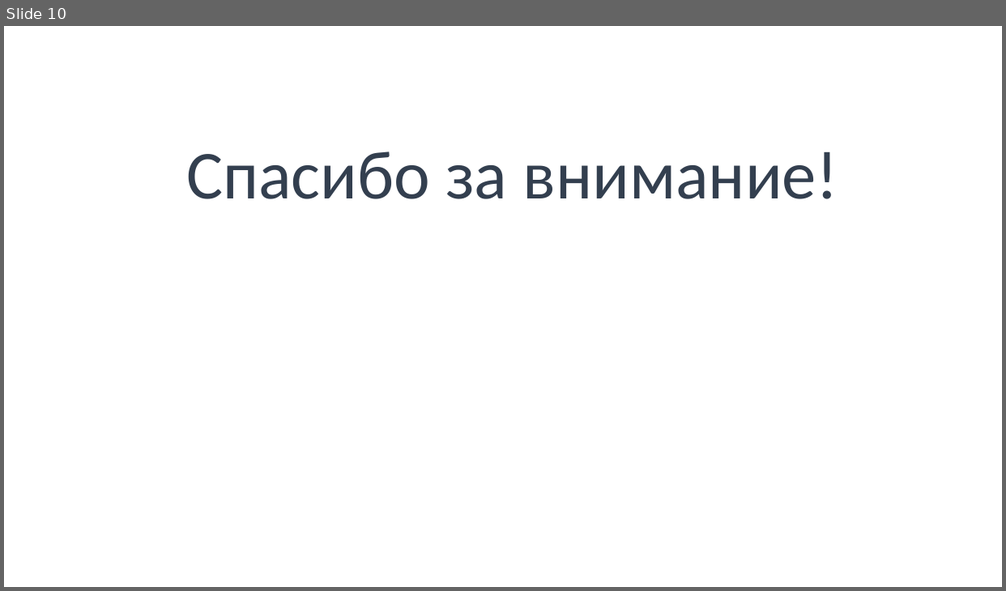
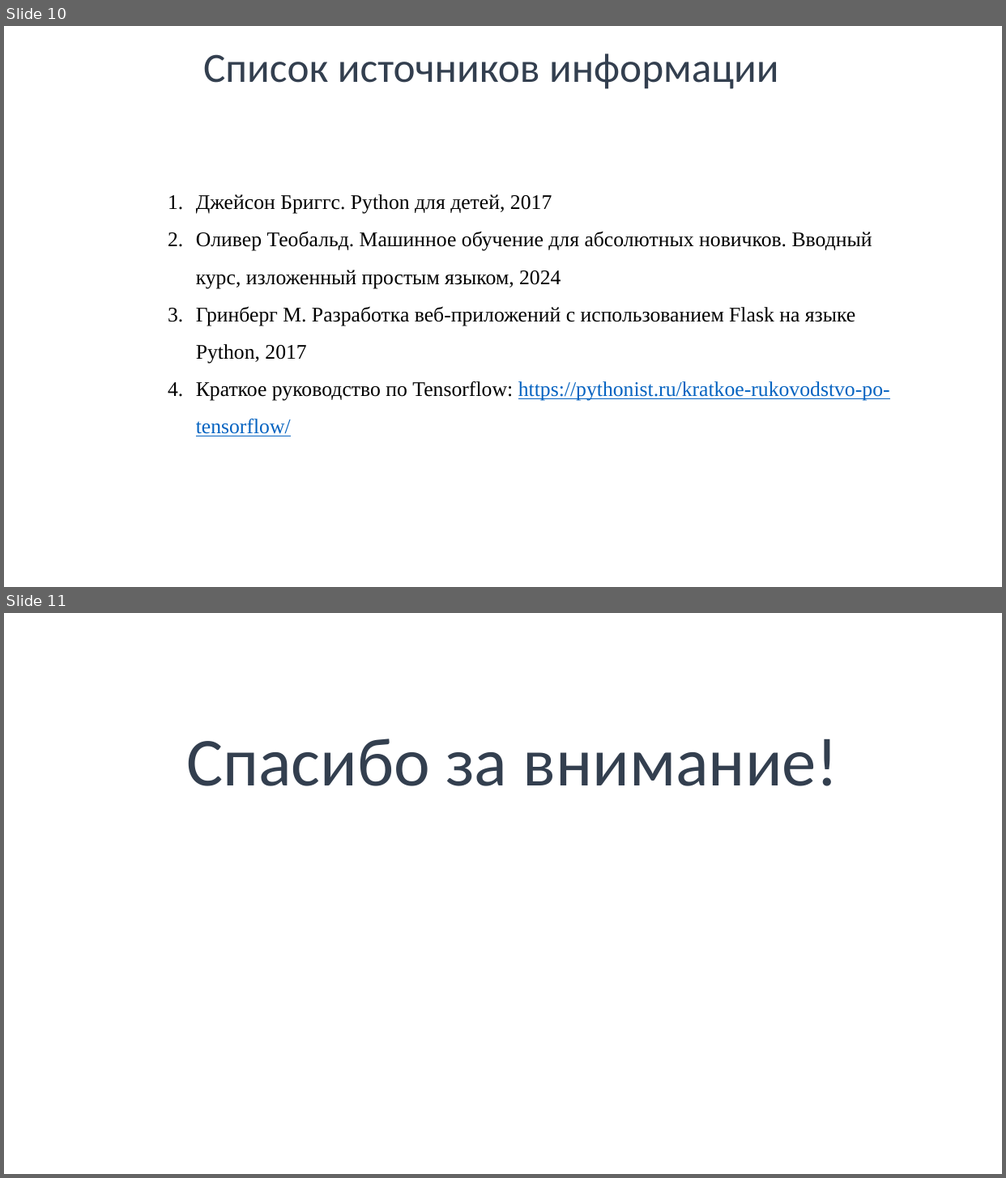
Before and after one commit to alivia-school/project-6c-ML, a slide deck: docs/Презентация.Машинное обучение.pptx. Shown one above the other, each under a label of ours: slide 10 before the commit, slides 10 and 11 after it. The pictures are 1006x591 and 1006x1178 pixels, drawn with LibreOffice and Linux fonts; fonts in the diff are those of the drawing; background and template pictures are left out. Boxes give left, top, right and bottom in pixels: in the first picture for what was removed or moved away, otherwise in the second. Text is boxed around its words. In the diff, an @@ line names an element or a change of style, - is before the commit and + after.

```diff
--- a/docs/Презентация.Машинное обучение.pptx
+++ b/docs/Презентация.Машинное обучение.pptx
@@ slide 10 added at (x1=4, y1=26, x2=1002, y2=587), background picture (left out) @@
@@ text added at (x1=203, y1=54, x2=779, y2=89), 40 pt, text #333F50 @@
+Список источников информации
@@ text added at (x1=196, y1=194, x2=890, y2=437), 20 pt, text #000000 @@
+1. Джейсон Бриггс. Python для детей, 2017
+2. Оливер Теобальд. Машинное обучение для абсолютных новичков. Вводный курс, изложенный простым языком, 2024
+3. Гринберг М. Разработка веб-приложений с использованием Flask на языке Python, 2017
+4. Краткое руководство по Tensorflow: https://pythonist.ru/kratkoe-rukovodstvo-po-tensorflow/
@@ what was slide 10 is now slide 11 @@
```
Also in this commit, not shown: 4 slides changed, 3 other files.
